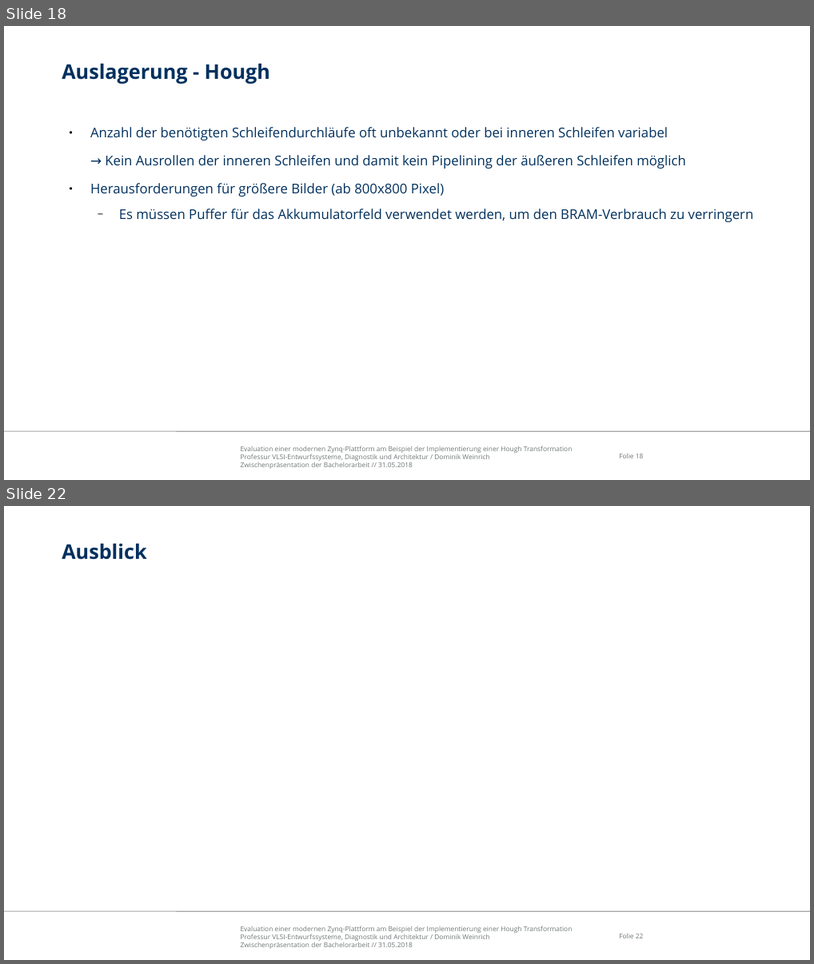
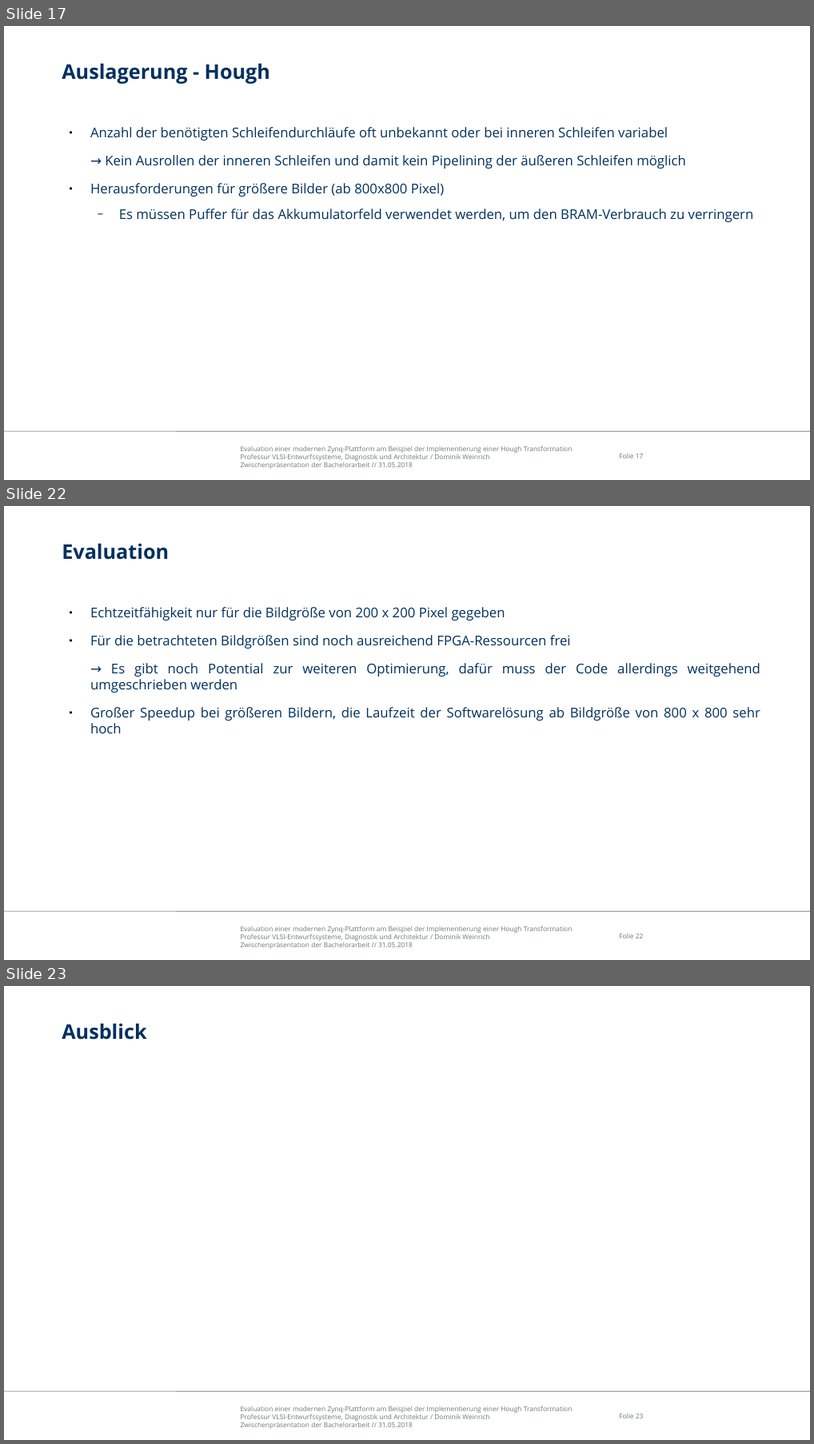
Before and after one commit to freeDom-/hough, a slide deck: Verteidigung/Verteidigung.odp. Shown one above the other, each under a label of ours: slides 18 and 22 before the commit, slides 17, 22 and 23 after it; the slides between them are not shown. The pictures are 814x964 and 814x1444 pixels, drawn with LibreOffice and Linux fonts; fonts in the diff are those of the drawing; background and template pictures are left out. Boxes give left, top, right and bottom in pixels: in the first picture for what was removed or moved away, otherwise in the second. Text is boxed around its words. In the diff, an @@ line names an element or a change of style, - is before the commit and + after.

Commit message:
weiter an präsentation gearbeitet

```diff
--- a/Verteidigung/Verteidigung.odp
+++ b/Verteidigung/Verteidigung.odp
@@ slide 22 added at bbox=[4, 506, 810, 960], background #FFFFFF; not listed: 3 template elements that a slide beside it also shows @@
@@ title added at bbox=[62, 544, 169, 560], 24 pt, text #00305E, bold @@
+Evaluation
@@ text added at bbox=[90, 607, 761, 733], 16 pt, text #00305E @@
+● Echtzeitfähigkeit nur für die Bildgröße von 200 x 200 Pixel gegeben
+● Für die betrachteten Bildgrößen sind noch ausreichend FPGA-Ressourcen frei
+→ Es gibt noch Potential zur weiteren Optimierung, dafür muss der Code allerdings weitgehend umgeschrieben werden
+● Großer Speedup bei größeren Bildern, die Laufzeit der Softwarelösung ab Bildgröße von 800 x 800 sehr hoch
@@ what was slide 18 is now slide 17 @@
@@ page number at bbox=[619, 453, 644, 458]: text changed @@
-Folie 18
+Folie 17
@@ what was slide 22 is now slide 23 @@
```
Also in this commit, not shown: 8 slides changed, 2 other slides added, 2 slides removed, 2 other files.
